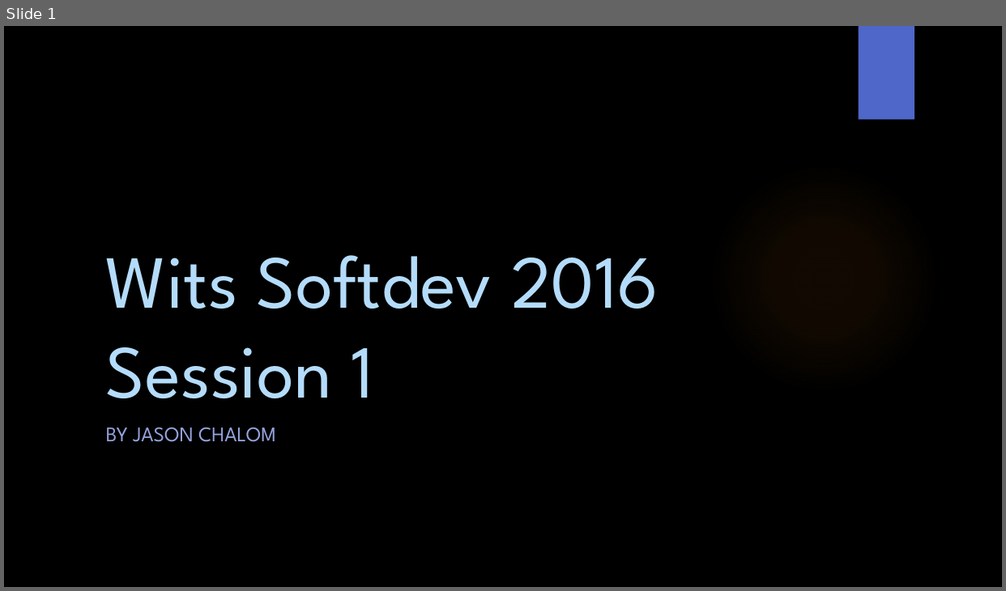
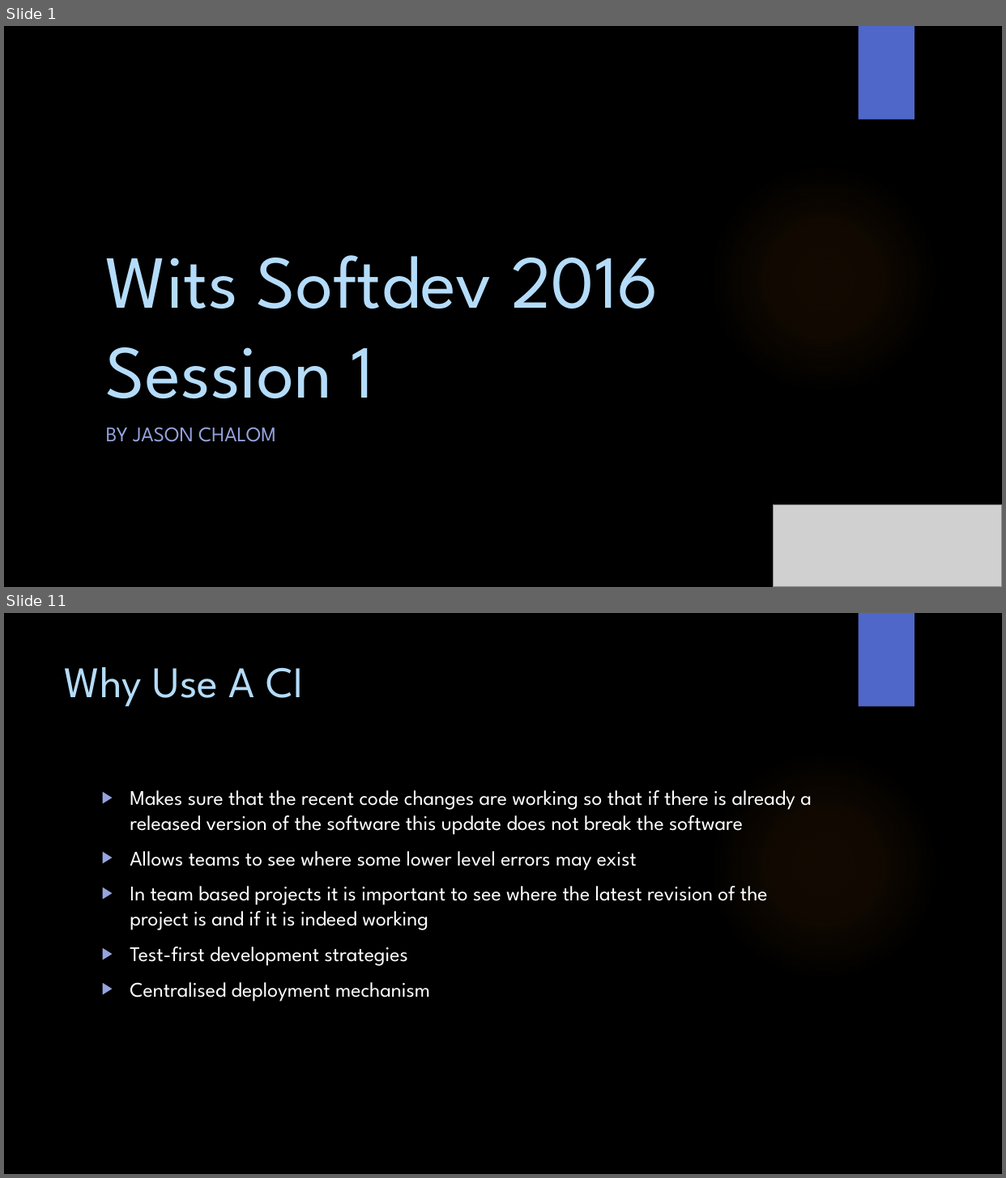
Before and after one commit to WitsSoftDev/SoftDev2016, a slide deck: Session 1/Softdev Session 1 2016.pptx. Shown one above the other, each under a label of ours: slide 1 before the commit, slides 1 and 11 after it; the slides between them are not shown. The pictures are 1006x591 and 1006x1178 pixels, drawn with LibreOffice and Linux fonts; fonts in the diff are those of the drawing; grey boxes stand for pictures; background and template pictures are left out. Boxes give left, top, right and bottom in pixels: in the first picture for what was removed or moved away, otherwise in the second. Text is boxed around its words. In the diff, an @@ line names an element or a change of style, - is before the commit and + after.

```diff
--- a/Session 1/Softdev Session 1 2016.pptx
+++ b/Session 1/Softdev Session 1 2016.pptx
@@ slide 11 added at <box>4,613,1002,1174</box>, background picture (left out); not listed: 2 template elements that a slide beside it also shows @@
@@ title added at <box>65,667,303,707</box>, 42 pt, text #B4DCFA @@
+Why Use A CI
@@ text added at <box>130,790,812,1002</box>, 20 pt, text #FFFFFF @@
+▶ Makes sure that the recent code changes are working so that if there is already a released version of the software this update does not break the software
+▶ Allows teams to see where some lower level errors may exist
+▶ In team based projects it is important to see where the latest revision of the project is and if it is indeed working
+▶ Test-first development strategies
+▶ Centralised deployment mechanism
@@ slide 1 changed as well @@
@@ picture added at <box>773,506,1002,587</box> @@
```
Also in this commit, not shown: 1 other slide changed, 13 other slides added, 1 slide removed.
